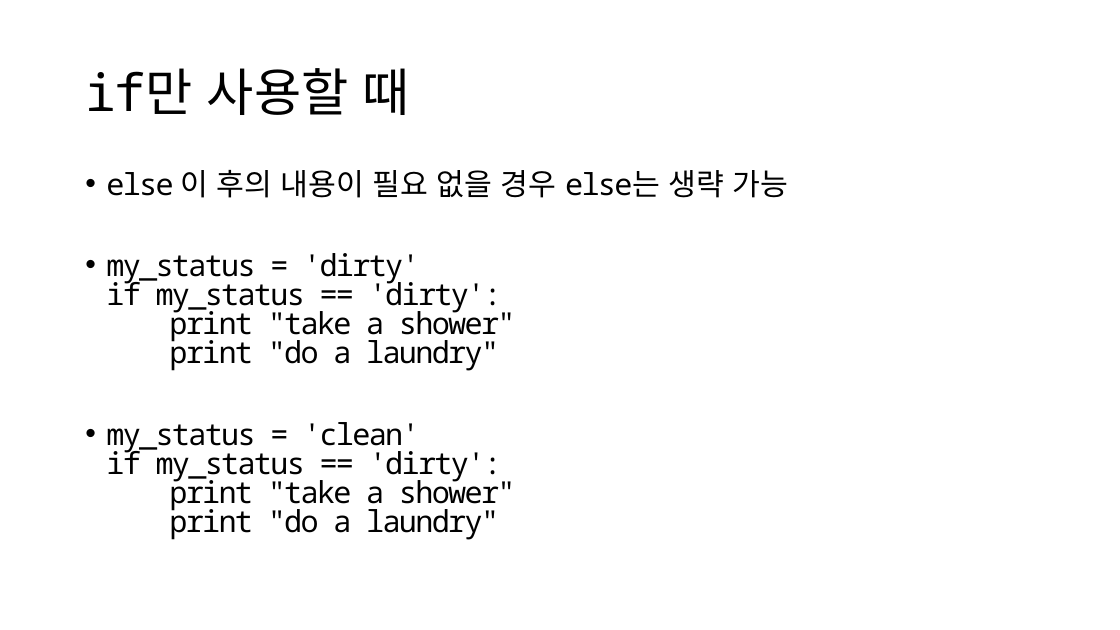
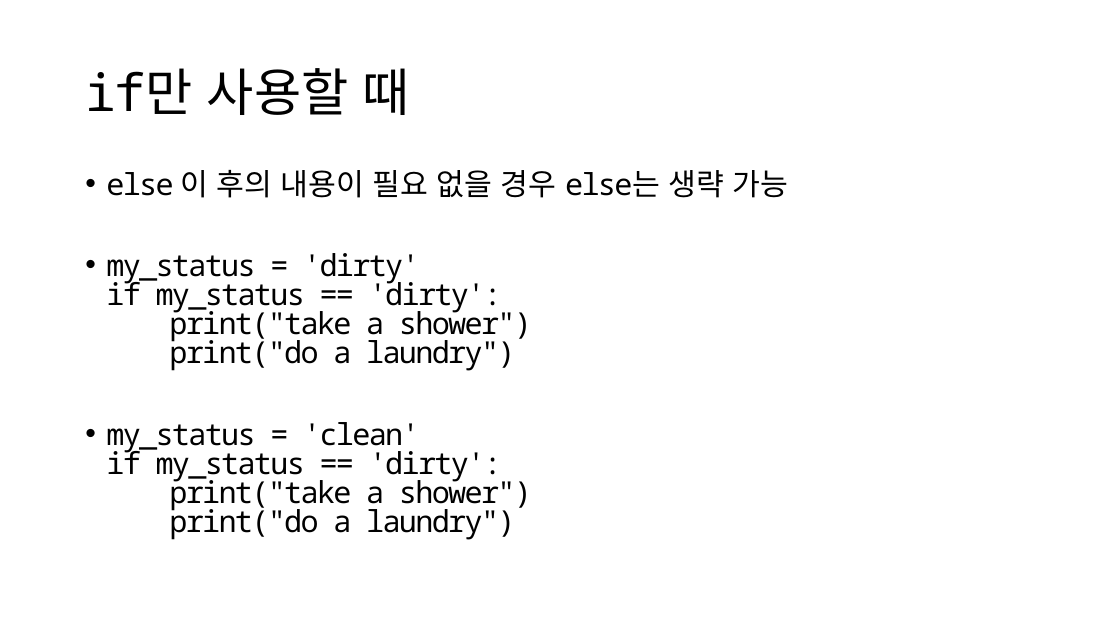
Before and after one commit to ksublee/SPuP, a slide deck: slide 6 of ppt/Python_3_조건문.pptx. Drawn at 1120x630 pixels with LibreOffice and Linux fonts; fonts in the diff are those of the drawing. Boxes give left, top, right and bottom in pixels: in the first picture for what was removed or moved away, otherwise in the second. Text is boxed around its words. In the diff, an @@ line names an element or a change of style, - is before the commit and + after.

```diff
--- a/ppt/Python_3_조건문.pptx
+++ b/ppt/Python_3_조건문.pptx
@@ text at (106,253,532,540): text changed @@
-• my_status = 'dirty'
-  if my_status == 'dirty':
-  print "take a shower"
-  print "do a laundry"
-• my_status = 'clean'
-  if my_status == 'dirty':
-  print "take a shower"
-  print "do a laundry"
+• my_status = 'dirty'
+  if my_status == 'dirty':
+  print("take a shower")
+  print("do a laundry")
+• my_status = 'clean'
+  if my_status == 'dirty':
+  print("take a shower")
+  print("do a laundry")
```
Also in this commit, not shown: 22 other slides changed, 3 other files.
